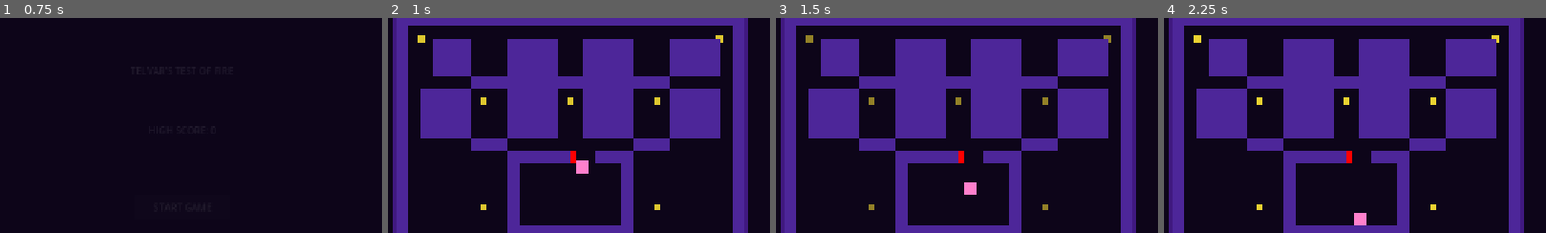
Above: before the commit, frames 1-4 (left to right).
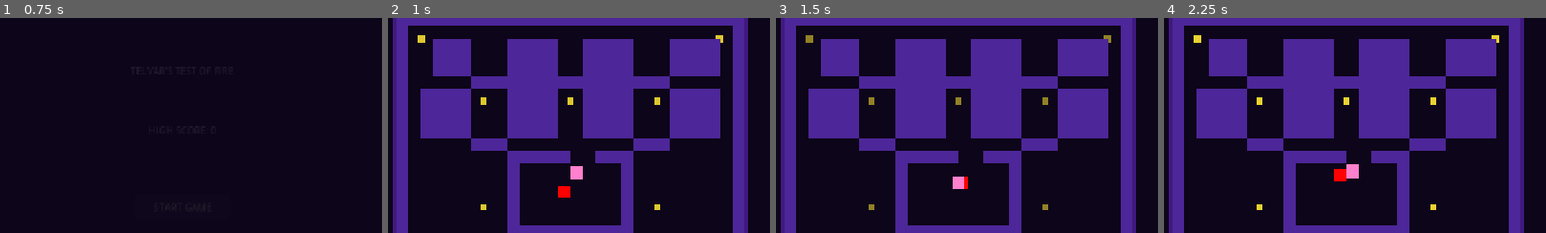
Above: after the commit, the same moments.

Repository: markcromwell/telvar-test-of-fire
Game: Godot game, scene res://scenes/Main.tscn
Same seed, same stepped clock (60 frames per second), same inputs: the game is played once before the commit and once after it.
Inputs:
- Up to frame 1 (0.75 s): click "START GAME" at 0.5 s
- Up to frame 2 (1 s): no input
- Up to frame 3 (1.5 s): hold Right (move_right) from 1.28 s (still down)
- Up to frame 4 (2.25 s): release Right (move_right) at 2.03 s; hold Down (move_down) from 2.03 s (still down)
The pictures show only the part of the screen within x 26-76%, y 6-56%; the shares and areas given below are measured in that part.

Frame 1 is identical in both runs. In frame 2, 0.5% of the frame differs, in the area x 44-53%, y 61-84%; in frame 3, 0.5%; in frame 4, 0.7%, in the area x 44-53%, y 61-97%.

Commit message:
fix: BFS ghost pathfinding + tile-aligned ghost spawns
- GameManager: add nav_grid (Array[Array[bool]]) populated at level load
- LevelBase: _build_nav_grid() parses maze layout string into walkable grid
- Ghost: replace greedy _dir_toward with BFS _bfs_direction(); ghosts now
  path around walls rather than getting stuck at dead ends
- Level1.tscn: fix ghost spawn positions from off-grid (336,276)/(360,276)
  to tile-centered inside ghost house (324,324)/(348,324)

Co-Authored-By: Claude Sonnet 4.6 <noreply@anthropic.com>

Diff:
--- a/scenes/Level1.tscn
+++ b/scenes/Level1.tscn
@@ -118,7 +118,7 @@
 [node name="Ghosts" type="Node2D" parent="."]
 
 [node name="AemonGuardian" type="CharacterBody2D" parent="Ghosts"]
-position = Vector2(336, 276)
+position = Vector2(324, 324)
 collision_layer = 4
 collision_mask = 1
 script = ExtResource("3_ghost")
@@ -133,7 +133,7 @@
 collision_mask = 1
 
 [node name="AbyssalCreature" type="CharacterBody2D" parent="Ghosts"]
-position = Vector2(360, 276)
+position = Vector2(348, 324)
 collision_layer = 4
 collision_mask = 1
 script = ExtResource("3_ghost")
--- a/scripts/GameManager.gd
+++ b/scripts/GameManager.gd
@@ -18,6 +18,8 @@
 const GHOST_SCORES: Array[int] = [50, 100, 200, 400]
 const PAGE_SCORE: int = 10
 const LEVEL_COUNT: int = 6
+
+var nav_grid: Array = []  # Array[Array[bool]]; nav_grid[row][col] = true if walkable
 
 var score: int = 0
 var lives: int = MAX_LIVES
--- a/scripts/Ghost.gd
+++ b/scripts/Ghost.gd
@@ -90,7 +90,78 @@
 			_state_timer = SCATTER_TIME
 
 
+func _pos_to_tile(pos: Vector2) -> Vector2i:
+	return Vector2i(int(pos.x / TILE_SIZE), int(pos.y / TILE_SIZE))
+
+
+func _bfs_direction(from_pos: Vector2, to_pos: Vector2) -> Vector2:
+	var grid: Array = GameManager.nav_grid
+	if grid.is_empty():
+		return Vector2.ZERO
+	var from_tile := _pos_to_tile(from_pos)
+	var to_tile := _pos_to_tile(to_pos)
+	if from_tile == to_tile:
+		return Vector2.ZERO
+	var queue: Array = [[from_tile, Vector2.ZERO]]
+	var visited: Dictionary = {from_tile: true}
+	while not queue.is_empty():
+		var entry: Array = queue.pop_front()
+		var tile: Vector2i = entry[0]
+		var first_step: Vector2 = entry[1]
+		for d: Vector2i in [Vector2i(1, 0), Vector2i(-1, 0), Vector2i(0, 1), Vector2i(0, -1)]:
+			var next: Vector2i = tile + d
+			if next in visited:
+				continue
+			if next.y < 0 or next.y >= grid.size() or next.x < 0 or next.x >= grid[next.y].size():
+				continue
+			if not grid[next.y][next.x]:
+				continue
+			var step: Vector2 = Vector2(d.x, d.y) if first_step == Vector2.ZERO else first_step
+			if next == to_tile:
+				return step
+			visited[next] = true
+			queue.append([next, step])
+	return Vector2.ZERO
+
+
+func _get_bfs_target() -> Vector2:
+	if current_state == State.EATEN:
+		return home_position
+	if current_state == State.SCATTER:
+		return home_position
+	# CHASE
+	var player := _find_player()
+	if not player:
+		return Vector2.ZERO
+	match ghost_type:
+		GhostType.ABYSSAL:
+			return player.global_position + player.get("current_direction") * TILE_SIZE * 4
+		GhostType.UNDEAD:
+			if GameManager.spell_meter > 0.5:
+				_speed = BASE_SPEED * 1.2
+				return player.global_position
+			else:
+				_speed = BASE_SPEED * 0.8
+				return home_position
+		GhostType.ELEMENTAL:
+			return Vector2.ZERO  # random mover
+		_:
+			return player.global_position
+
+
 func _choose_next_direction() -> void:
+	# BFS-guided movement for non-random states
+	if current_state != State.FRIGHTENED:
+		var target := _get_bfs_target()
+		if target != Vector2.ZERO:
+			var bfs_dir := _bfs_direction(position, target)
+			if bfs_dir != Vector2.ZERO and _can_move_dir(bfs_dir):
+				current_direction = bfs_dir
+				target_position = position + bfs_dir * TILE_SIZE
+				is_moving = true
+				return
+
+	# Fallback: random valid direction (no U-turn preferred)
 	var directions: Array[Vector2] = [Vector2.UP, Vector2.DOWN, Vector2.LEFT, Vector2.RIGHT]
 	var valid_dirs: Array[Vector2] = []
 	for dir in directions:
@@ -103,54 +174,9 @@
 			valid_dirs.append(-current_direction)
 		else:
 			return
-	var chosen: Vector2 = _pick_direction(valid_dirs)
-	current_direction = chosen
-	target_position = position + chosen * TILE_SIZE
+	current_direction = valid_dirs[randi() % valid_dirs.size()]
+	target_position = position + current_direction * TILE_SIZE
 	is_moving = true
-
-
-func _pick_direction(valid_dirs: Array[Vector2]) -> Vector2:
-	if current_state == State.FRIGHTENED:
-		return valid_dirs[randi() % valid_dirs.size()]
-	if current_state == State.EATEN:
-		return _dir_toward(home_position, valid_dirs)
-	match ghost_type:
-		GhostType.AEMON:
-			var player := _find_player()
-			if player:
-				return _dir_toward(player.global_position, valid_dirs)
-		GhostType.ABYSSAL:
-			var player := _find_player()
-			if player:
-				var ahead: Vector2 = player.global_position + player.current_direction * TILE_SIZE * 4
-				return _dir_toward(ahead, valid_dirs)
-		GhostType.UNDEAD:
-			if GameManager.spell_meter > 0.5:
-				_speed = BASE_SPEED * 1.2
-				var player := _find_player()
-				if player:
-					return _dir_toward(player.global_position, valid_dirs)
-			else:
-				_speed = BASE_SPEED * 0.8
-		GhostType.ELEMENTAL:
-			return valid_dirs[randi() % valid_dirs.size()]
-		GhostType.HOUND:
-			var player := _find_player()
-			if player:
-				return _dir_toward(player.global_position, valid_dirs)
-	return valid_dirs[randi() % valid_dirs.size()]
-
-
-func _dir_toward(target: Vector2, valid_dirs: Array[Vector2]) -> Vector2:
-	var best_dir: Vector2 = valid_dirs[0]
-	var best_dist: float = INF
-	for dir in valid_dirs:
-		var next_pos: Vector2 = position + dir * TILE_SIZE
-		var dist: float = next_pos.distance_squared_to(target)
-		if dist < best_dist:
-			best_dist = dist
-			best_dir = dir
-	return best_dir
 
 
 func _move_ghost(delta: float) -> void:
--- a/scripts/LevelBase.gd
+++ b/scripts/LevelBase.gd
@@ -96,6 +96,19 @@
 				wall_parent.add_child(body)
 
 
+func _build_nav_grid() -> void:
+	var layout := _get_maze_layout()
+	if layout.is_empty():
+		return
+	var grid: Array = []
+	for row_str in layout:
+		var row: Array = []
+		for i in row_str.length():
+			row.append(row_str[i] == '.')
+		grid.append(row)
+	GameManager.nav_grid = grid
+
+
 func _add_wall_visuals() -> void:
 	var maze_walls := get_node_or_null("MazeWalls")
 	if not maze_walls:
@@ -119,6 +132,7 @@
 		_player_spawn = _player.position
 	_add_wall_visuals()
 	_build_maze_walls()
+	_build_nav_grid()
 	var ghost_container := get_node_or_null("Ghosts")
 	if ghost_container:
 		for child in ghost_container.get_children():
